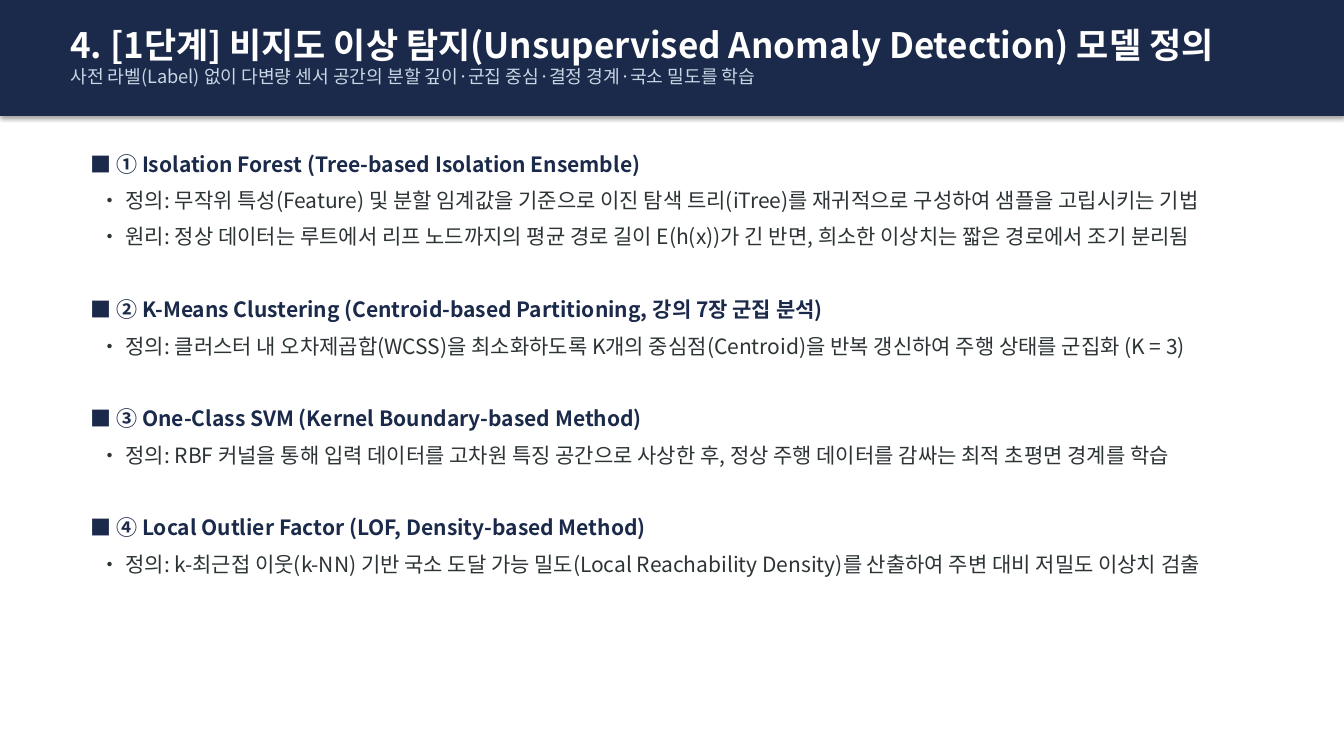
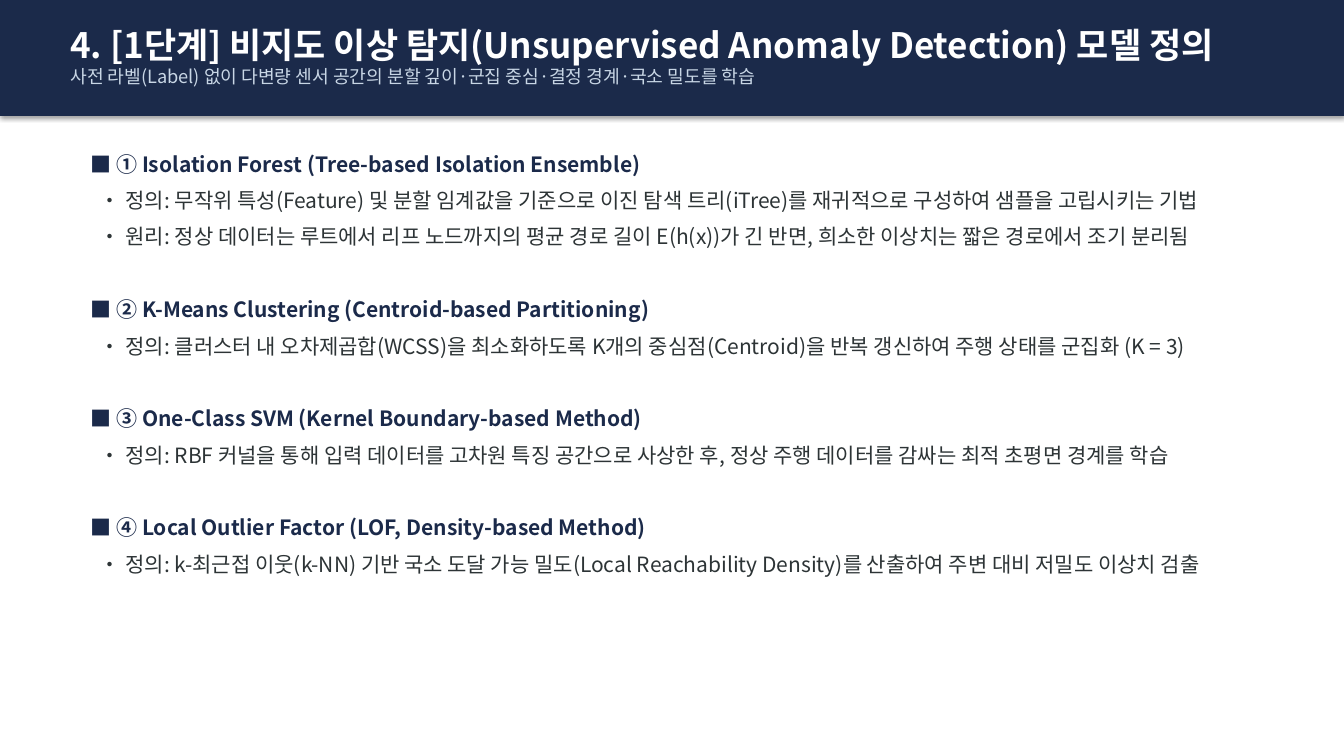
Before and after one commit to sungmin9910/prediction, a slide deck: slide 5 of 사과_운송_이상충격_예측_발표자료.pptx. Drawn at 1344x756 pixels with LibreOffice and Linux fonts; fonts in the diff are those of the drawing. Boxes give left, top, right and bottom in pixels: in the first picture for what was removed or moved away, otherwise in the second. Text is boxed around its words. In the diff, an @@ line names an element or a change of style, - is before the commit and + after.

```diff
--- a/사과_운송_이상충격_예측_발표자료.pptx
+++ b/사과_운송_이상충격_예측_발표자료.pptx
@@ text at (116, 299, 649, 322): text changed @@
-■ ② K-Means Clustering (Centroid-based Partitioning, 강의 7장 군집 분석)
+■ ② K-Means Clustering (Centroid-based Partitioning)
```
Also in this commit, not shown: 1 other slide changed, 6 other files.
